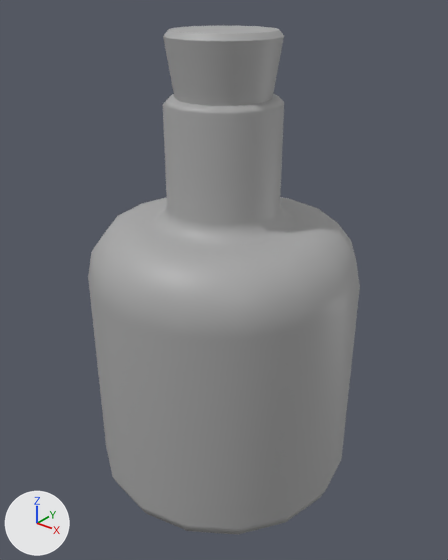
Before and after pictures for a commit that changed the FBX model Needle and Fred/Assets/Environment/Meshes/SM_Bottle_01a.fbx.
Rendered twice from a camera (50 mm lens) standing at (0.1307, -0.1633, 0.0985) and looking at (0.0007, -0.0009, -0.0022). Every picture has the same lights, and +X, +Y and +Z are marked at lower left. Where no turn or scale is listed for an object, it has been applied to the vertices.

The scene before the commit, as lines of its bpy script (objects in view):
```python
me_mesh = bpy.data.meshes.new('Mesh')
me_mesh.from_pydata(...)  # 243 vertices, 256 faces; spans x -0.05..0.05, y -0.05..0.05, z -0.084..0.084
me_mesh.materials.append(mat_standardsurface1)  # grey #aaaaaa
ob_sm_bottle_01a = bpy.data.objects.new('SM_Bottle_01a', me_mesh)
ob_sm_bottle_01a.location = (0.0, 0.0, 0.0)
```
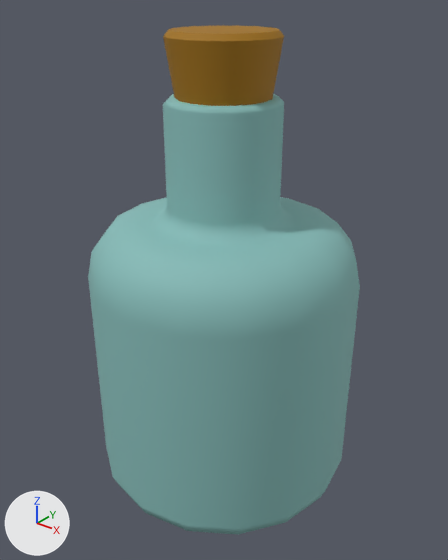
The newer file is also turned or shifted as a whole; pictures and numbers use the older file's frame.

Boxes (x1, y1, x2, y2) around the edits, measured in the pictures (448 x 560 px):
part 1 of me_mesh, recoloured (grey to brown)
    both: (163, 26, 284, 106)
part 2 of me_mesh, recoloured (grey to cyan)
    both: (88, 94, 360, 535)

The edits, one by one:
Material 'cork' (mat_cork) is new.
Its base color is (0.354, 0.163, 0.0) (brown #a17000).
Its roughness is 0.749.
Material 'bottle' (mat_bottle) is new.
Its base color is (0.24, 0.5, 0.48) (cyan #86bcb8).
Its roughness is 0.749.
me_mesh has 243 vertices, 256 faces and spans x -0.05..0.05, y -0.05..0.05, z -0.084..0.084.
me_mesh is used by ob_sm_bottle_01a; location (0.0, 0.0, 0.0).
me_mesh part 1: all 48 faces centred in x -0.018..0.018, y -0.018..0.018, z 0.072..0.084 switch from mat_standardsurface1 (grey #aaaaaa) to mat_cork (brown #a17000).
me_mesh part 2: all 208 faces centred in x -0.048..0.048, y -0.048..0.048, z -0.084..0.064 switch from mat_standardsurface1 (grey #aaaaaa) to mat_bottle (cyan #87bcb8).
